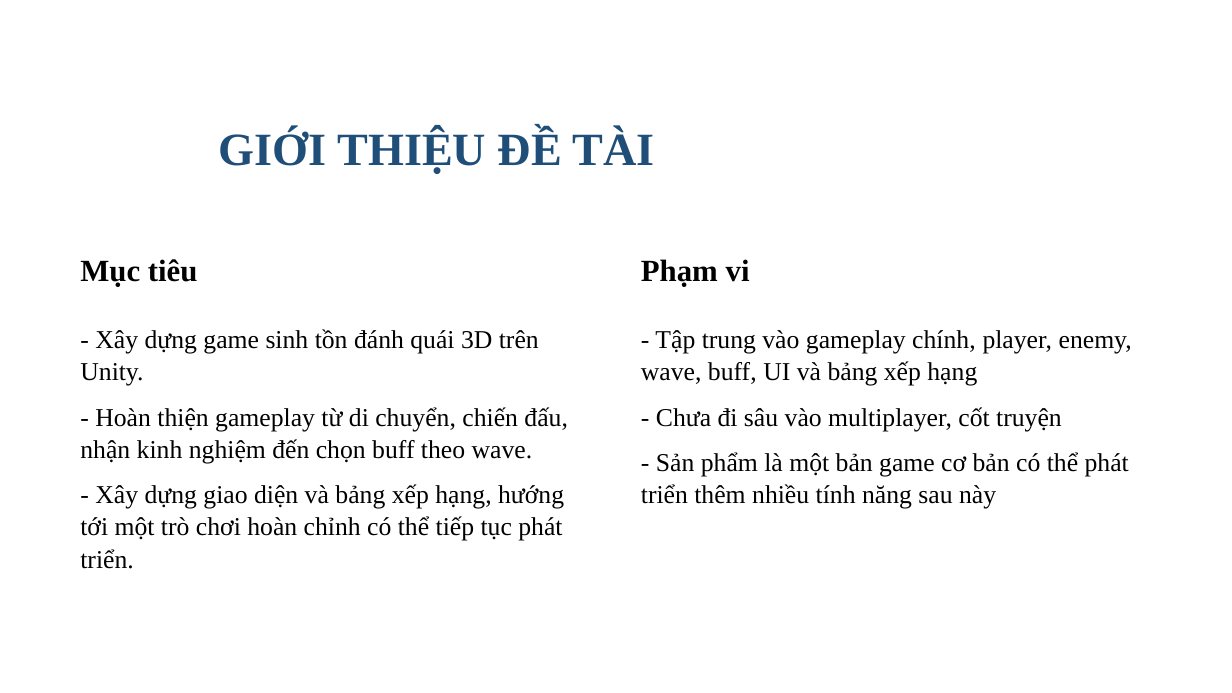
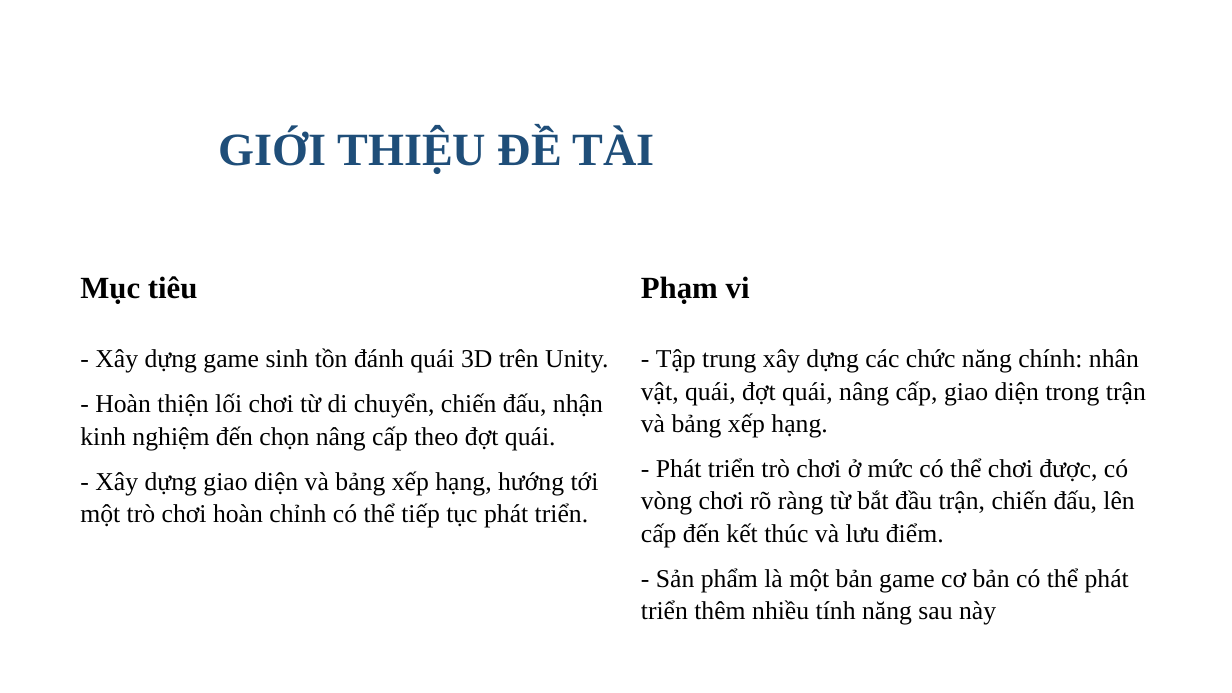
Before and after one commit to yuiai03/Roguelike_Project, a slide deck: slide 4 of output/ppt/ThaiVanHao-2121051075-DATHKT-fixed.pptx. Drawn at 1232x693 pixels with LibreOffice and Linux fonts; fonts in the diff are those of the drawing; background and template pictures are left out. Boxes give left, top, right and bottom in pixels: in the first picture for what was removed or moved away, otherwise in the second. Text is boxed around its words. In the diff, an @@ line names an element or a change of style, - is before the commit and + after.

```diff
--- a/output/ppt/ThaiVanHao-2121051075-DATHKT-fixed.pptx
+++ b/output/ppt/ThaiVanHao-2121051075-DATHKT-fixed.pptx
@@ text "Mục tiêu": place and size @@
-text "Mục tiêu" at box(80, 259, 198, 287)
+text "Mục tiêu" at box(80, 276, 198, 304)
@@ text "Phạm vi": place and size @@
-text "Phạm vi" at box(641, 259, 750, 287)
+text "Phạm vi" at box(641, 276, 750, 304)
@@ text "- Xây dựng game sinh ...": place and size @@
-text "- Xây dựng game sinh ..." at box(80, 329, 568, 569)
+text "- Xây dựng game sinh ..." at box(80, 348, 608, 528)
@@ text "- Tập trung xây dựng ...": place and size @@
-text "- Tập trung xây dựng ..." at box(641, 330, 1132, 509)
+text "- Tập trung xây dựng ..." at box(641, 349, 1146, 625)
@@ text at box(641, 349, 1146, 547): text changed @@
-- Tập trung vào gameplay chính, player, enemy, wave, buff, UI và bảng xếp hạng
-- Chưa đi sâu vào multiplayer, cốt truyện
+- Tập trung xây dựng các chức năng chính: nhân vật, quái, đợt quái, nâng cấp, giao diện trong trận và bảng xếp hạng.
+- Phát triển trò chơi ở mức có thể chơi được, có vòng chơi rõ ràng từ bắt đầu trận, chiến đấu, lên cấp đến kết thúc và lưu điểm.
@@ text at box(80, 393, 603, 450): text changed @@
-- Hoàn thiện gameplay từ di chuyển, chiến đấu, nhận kinh nghiệm đến chọn buff theo wave.
+- Hoàn thiện lối chơi từ di chuyển, chiến đấu, nhận kinh nghiệm đến chọn nâng cấp theo đợt quái.
```
Also in this commit, not shown: 15 other slides changed, 2 slides added, 19 other files.
